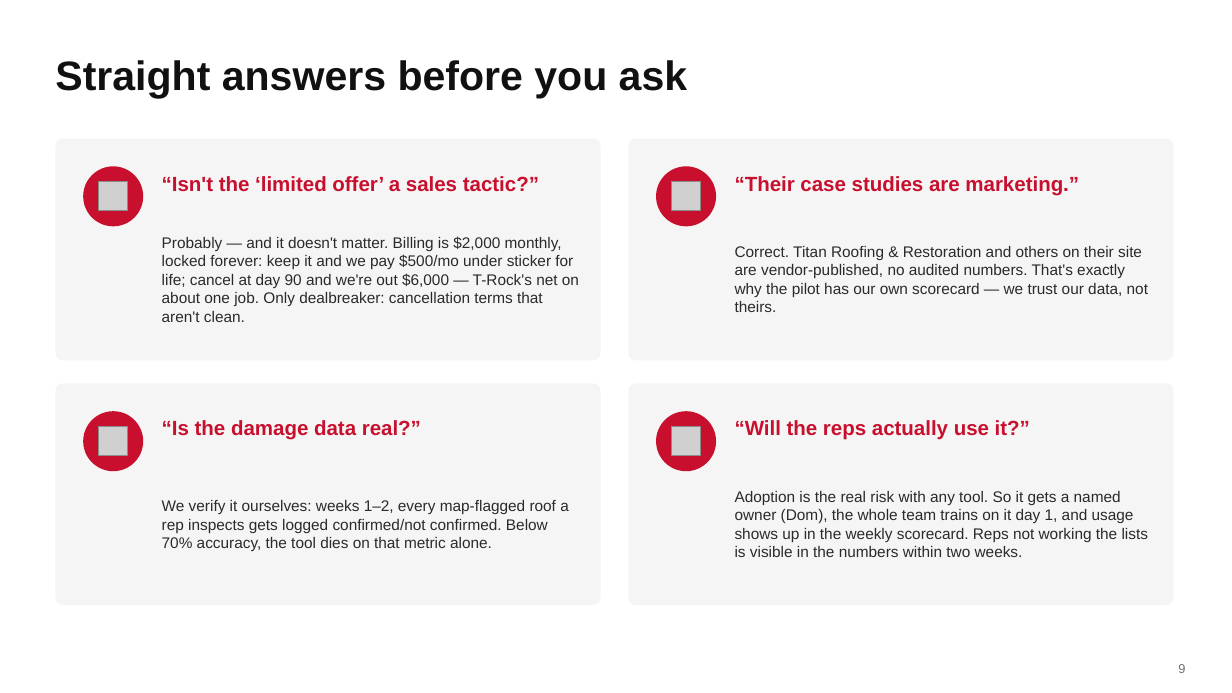
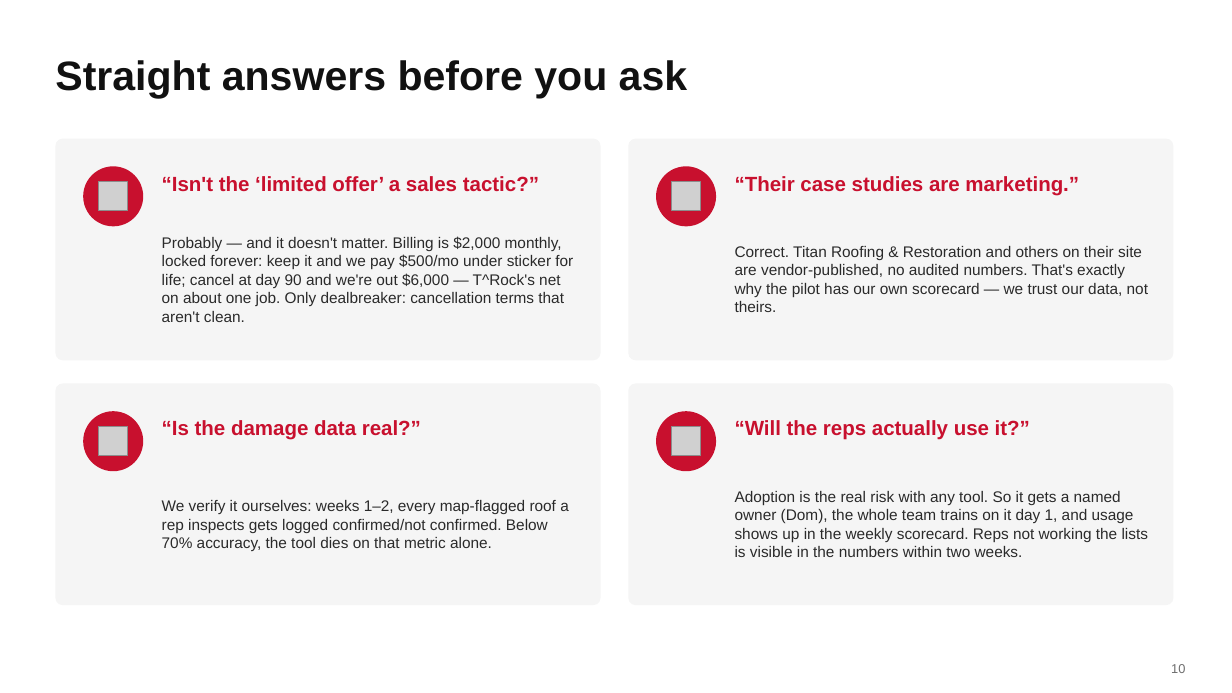
Before and after one commit to DommyD26/roofing-site-template, a slide deck: slide 10 of pitch/Storm-Scout-Pitch.pptx (slide 9 before the commit). Drawn at 1232x693 pixels with LibreOffice and Linux fonts; fonts in the diff are those of the drawing; grey boxes stand for pictures. Boxes give left, top, right and bottom in pixels: in the first picture for what was removed or moved away, otherwise in the second. Text is boxed around its words. In the diff, an @@ line names an element or a change of style, - is before the commit and + after.

```diff
--- a/pitch/Storm-Scout-Pitch.pptx
+++ b/pitch/Storm-Scout-Pitch.pptx
@@ text at [162,236,573,322]: text changed @@
-Probably — and it doesn't matter. Billing is $2,000 monthly, locked forever: keep it and we pay $500/mo under sticker for life; cancel at day 90 and we're out $6,000 — T-Rock's net on about one job. Only dealbreaker: cancellation terms that aren't clean.
+Probably — and it doesn't matter. Billing is $2,000 monthly, locked forever: keep it and we pay $500/mo under sticker for life; cancel at day 90 and we're out $6,000 — T^Rock's net on about one job. Only dealbreaker: cancellation terms that aren't clean.
@@ text at [1171,664,1185,673]: text changed @@
-9
+10
```
Also in this commit, not shown: 5 other slides changed, 1 slide added, 3 other files.
